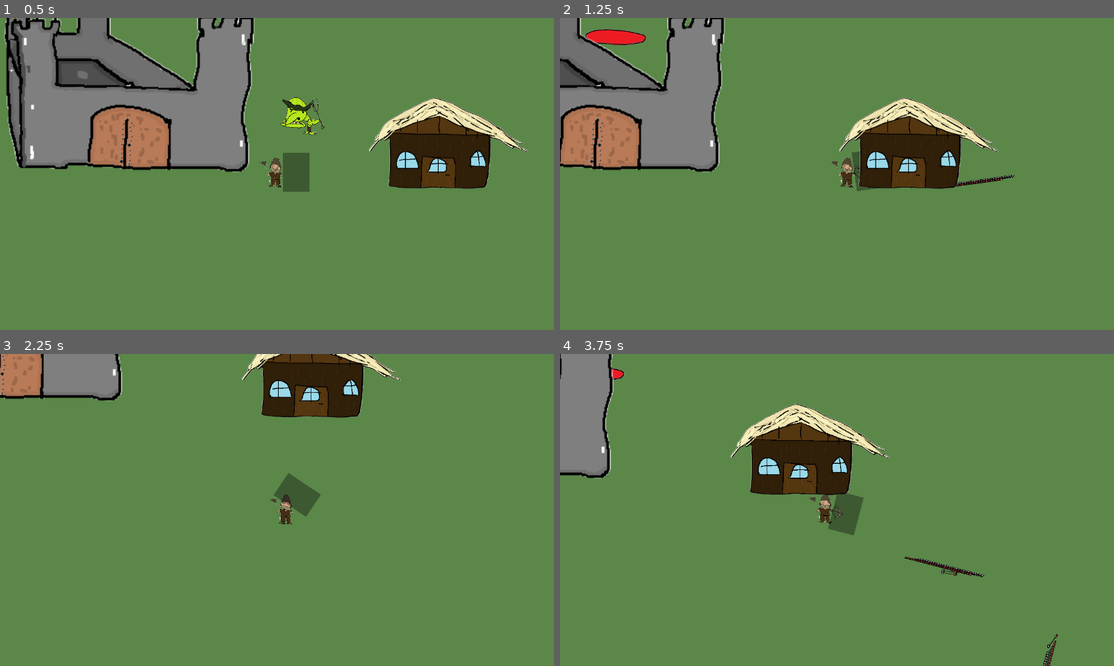
Above: before the commit, frames 1-4 (two rows, left to right).
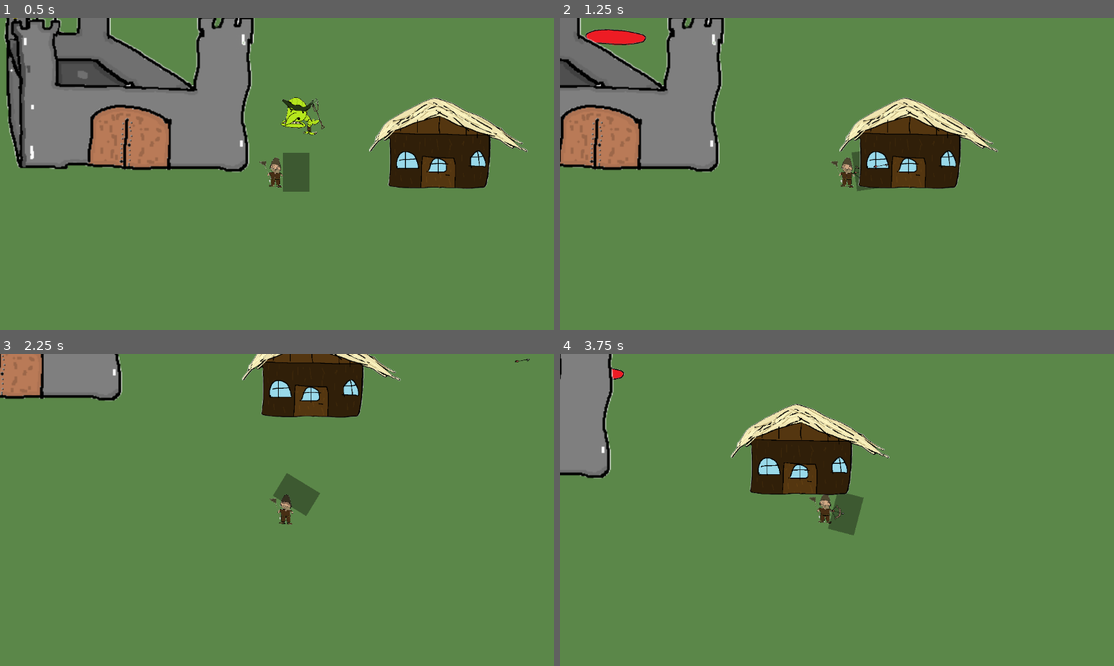
Above: after the commit, the same moments.

Repository: tombrons/godot-medspektiv
Game: Godot game, scene res://scenes/game.tscn
Two runs of this game, one before a commit and one after it. Both use one fixed random seed, a clock stepped at 60 frames per second and the inputs below. The project has no main scene, so this scene is started directly.
Inputs (mouse positions are in pixels of both pictures, inside the frame that each line leads up to):
- Up to frame 1 (0.5 s): no input
- Up to frame 2 (1.25 s): move the mouse to (958, 158) at 0.52 s; press the mouse at (958, 158) at 0.53 s; hold D (right) from 0.53 s (still down); tap 2 (bow) at 0.8 s
- Up to frame 3 (2.25 s): move the mouse to (166, 525) at 1.27 s; release D (right) at 1.28 s; release the mouse at (166, 525) at 1.28 s; hold S (down) 1.28-2.03 s; tap 2 (bow) at 1.35 s; tap 1 (sword) at 1.55, 2.1 s; move the mouse to (332, 441) at 2.02 s; press the mouse at (332, 441) at 2.03 s; hold D (right) from 2.03 s (still down)
- Up to frame 4 (3.75 s): move the mouse to (809, 572) at 2.77 s; release D (right) at 2.78 s; release the mouse at (809, 572) at 2.78 s; hold W (up) 2.78-3.53 s; click (809, 572) at 2.85 s; tap 2 (bow) at 3.05, 3.6 s; move the mouse to (1003, 556) at 3.52 s; hold A (left) from 3.53 s (still down)

Frame 1 is identical in both runs. In frame 2, 0.1% of the frame differs, in the area x 53-83%, y 46-55%; in frame 3, less than 0.1%; in frame 4, 0.3%, in the area x 62-90%, y 65-100%.

Commit message:
improvements to bow

Diff:
--- /dev/null
+++ b/scenes/bullet.gd
@@ -0,0 +1,16 @@
+extends Area2D
+
+
+
+var travelled_distance = 0
+
+func _physics_process(delta: float) -> void:
+	const SPEED = 1000
+	const RANGE = 1600
+
+	var direction = Vector2.RIGHT.rotated(rotation)
+	position += direction * SPEED * delta
+
+	travelled_distance += SPEED * delta
+	if travelled_distance >= RANGE:
+		queue_free()
--- a/scenes/bullet.tscn
+++ b/scenes/bullet.tscn
@@ -1,17 +1,19 @@
-[gd_scene load_steps=3 format=3 uid="uid://is834juldcmt"]
+[gd_scene load_steps=4 format=3 uid="uid://is834juldcmt"]
 
-[ext_resource type="Texture2D" uid="uid://jqludm8hpd1s" path="res://assets/arrow.png" id="1_mkf8s"]
+[ext_resource type="Texture2D" uid="uid://nsgxr0ixsbg8" path="res://assets/arrownew.png" id="1_mkf8s"]
+[ext_resource type="Script" uid="uid://d0vmpju3i2t1g" path="res://scenes/bullet.gd" id="1_y25gk"]
 
 [sub_resource type="RectangleShape2D" id="RectangleShape2D_y25gk"]
 size = Vector2(69, 13)
 
 [node name="bullet" type="Area2D"]
-
-[node name="Arrow" type="Sprite2D" parent="."]
-position = Vector2(24.999985, 69.00001)
-scale = Vector2(0.5816667, 0.58166665)
-texture = ExtResource("1_mkf8s")
+script = ExtResource("1_y25gk")
 
 [node name="CollisionShape2D" type="CollisionShape2D" parent="."]
 position = Vector2(-6.5, 2.5)
 shape = SubResource("RectangleShape2D_y25gk")
+
+[node name="Arrownew" type="Sprite2D" parent="."]
+position = Vector2(-5, 2)
+scale = Vector2(0.52380955, 0.56)
+texture = ExtResource("1_mkf8s")
--- a/scenes/game.tscn
+++ b/scenes/game.tscn
@@ -26,6 +26,7 @@
 grow_horizontal = 2
 grow_vertical = 2
 color = Color(0.35843942, 0.5289166, 0.2873517, 1)
+metadata/_edit_use_anchors_ = true
 
 [node name="house" parent="." instance=ExtResource("2_yqjtg")]
 position = Vector2(845, 30)
--- a/scripts/player.gd
+++ b/scripts/player.gd
@@ -5,7 +5,7 @@
 var dash_going = false
 var health = 4
 var weapon_mode = "sword"
-
+var attacking = false
 
 func _physics_process(delta: float) -> void:
 
@@ -53,16 +53,24 @@
 
 	#you can attack when you press attack
 	if Input.is_action_pressed("attack"):
-		if weapon_mode == "sword":
-			%weapon_slota.monitoring = true
-			await get_tree().create_timer(0.5).timeout
-			%weapon_slota.monitoring = false
-		if weapon_mode == "bow":
-			const BULLET = preload("res://scenes/bullet.tscn")
-			var new_bullet = BULLET.instantiate()
-			new_bullet.global_position = %"shooting point".global_position
-			new_bullet.global_rotation = %"shooting point".global_rotation
-			%"shooting point".add_child(new_bullet)
+		if attacking == false:
+			if weapon_mode == "sword":
+				%weapon_slota.monitoring = true
+				attacking = true
+				await get_tree().create_timer(0.5).timeout
+				%weapon_slota.monitoring = false
+				attacking = false
+			if weapon_mode == "bow":
+				attacking = true
+				const BULLET = preload("res://scenes/bullet.tscn")
+				var new_bullet = BULLET.instantiate()
+				get_node("/root/game").add_child(new_bullet)
+				new_bullet.global_position = %"shooting point".global_position
+				new_bullet.global_rotation = %"shooting point".global_rotation
+				await get_tree().create_timer(1).timeout
+				attacking = false
+
+
 	else:
 		%weapon_slota.monitoring = false
 
@@ -85,6 +93,6 @@
 
 #Attacks
 func _on_weapon_slota_body_entered(body: Node2D) -> void:
-		if body.has_method("dead"):
-			body.dead()
-			await get_tree().create_timer(0.5).timeout
+	if body.has_method("dead"):
+		body.dead()
+		await get_tree().create_timer(0.5).timeout
Binary file added: assets/arrownew.png
Not shown, added: assets/arrownew.png.import
Not shown, added: scenes/bullet.gd.uid
